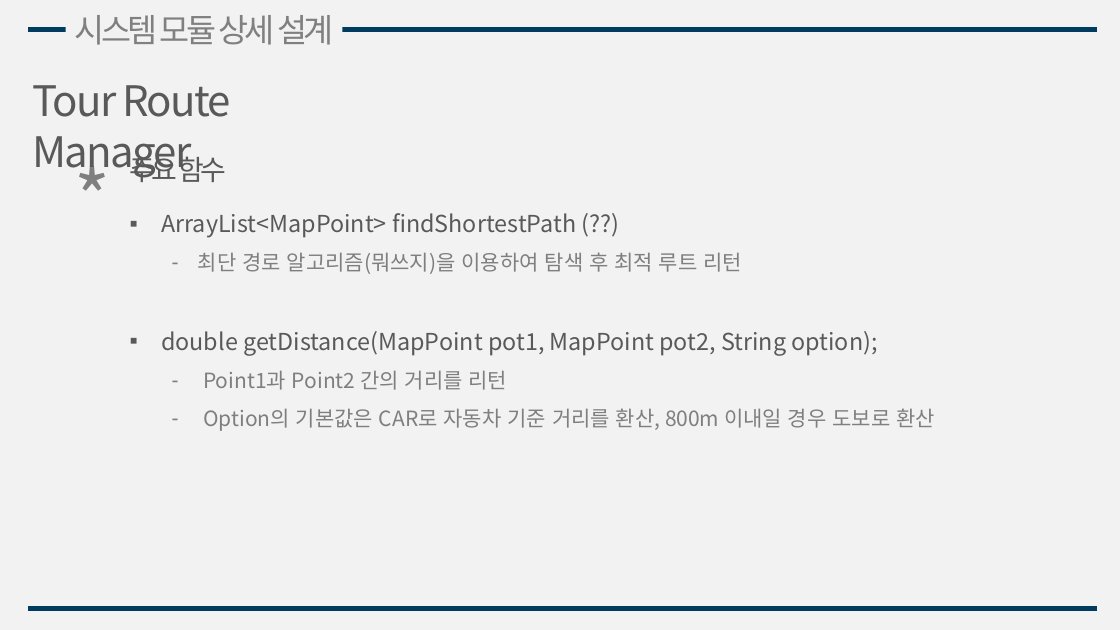
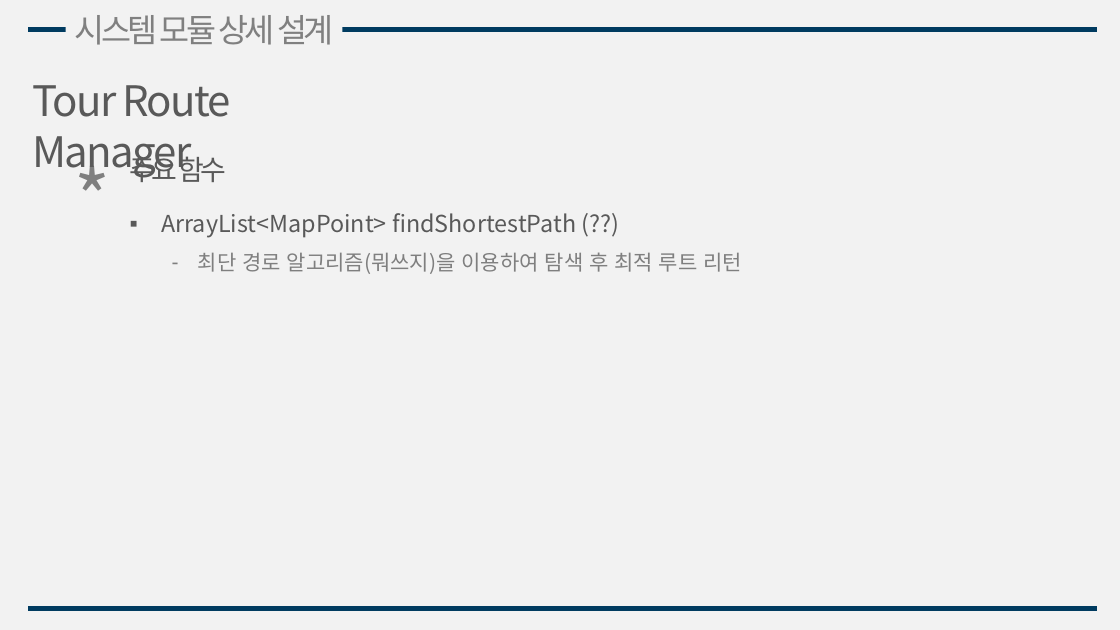
Before and after one commit to gmlrud1211/project, a slide deck: slide 13 of document/설계서.pptx (slide 15 before the commit). Drawn at 1120x630 pixels with LibreOffice and Linux fonts; fonts in the diff are those of the drawing. Boxes give left, top, right and bottom in pixels: in the first picture for what was removed or moved away, otherwise in the second. Text is boxed around its words. In the diff, an @@ line names an element or a change of style, - is before the commit and + after.

```diff
--- a/document/설계서.pptx
+++ b/document/설계서.pptx
@@ text at box(161, 331, 935, 431): paragraphs removed @@
-▪ double getDistance(MapPoint pot1, MapPoint pot2, String option);
-  – Point1과 Point2 간의 거리를 리턴
-  – Option의 기본값은 CAR로 자동차 기준 거리를 환산, 800m 이내일 경우 도보로 환산
```
Also in this commit, not shown: 7 other slides changed, 3 slides added, 4 slides removed, 9 other files.
